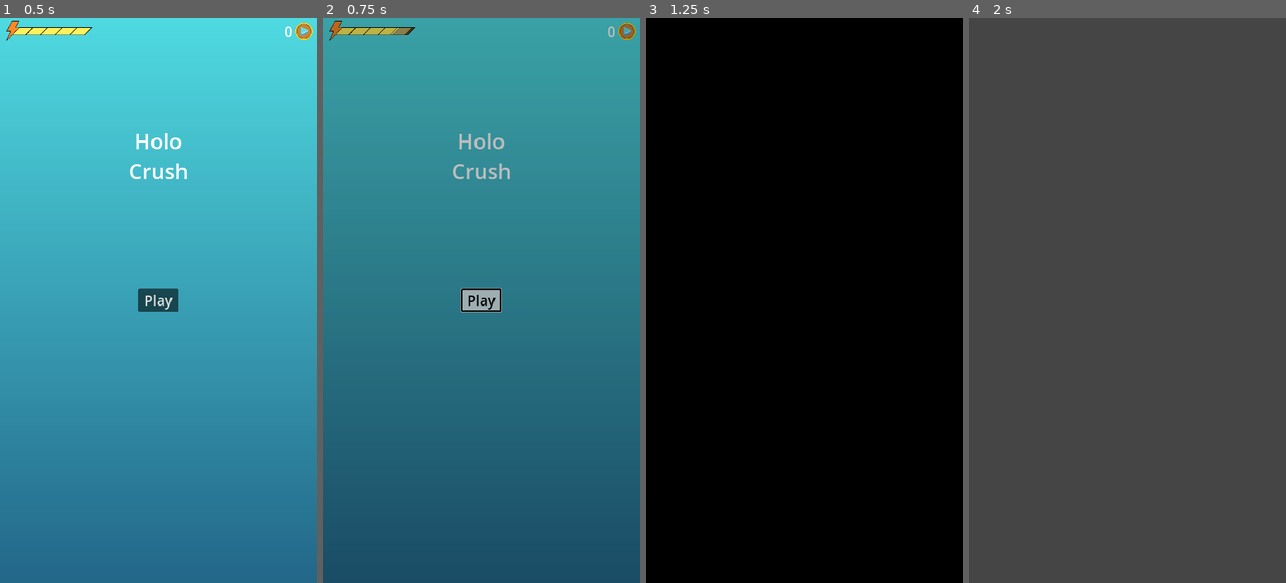
Above: before the commit, frames 1-4 (left to right).
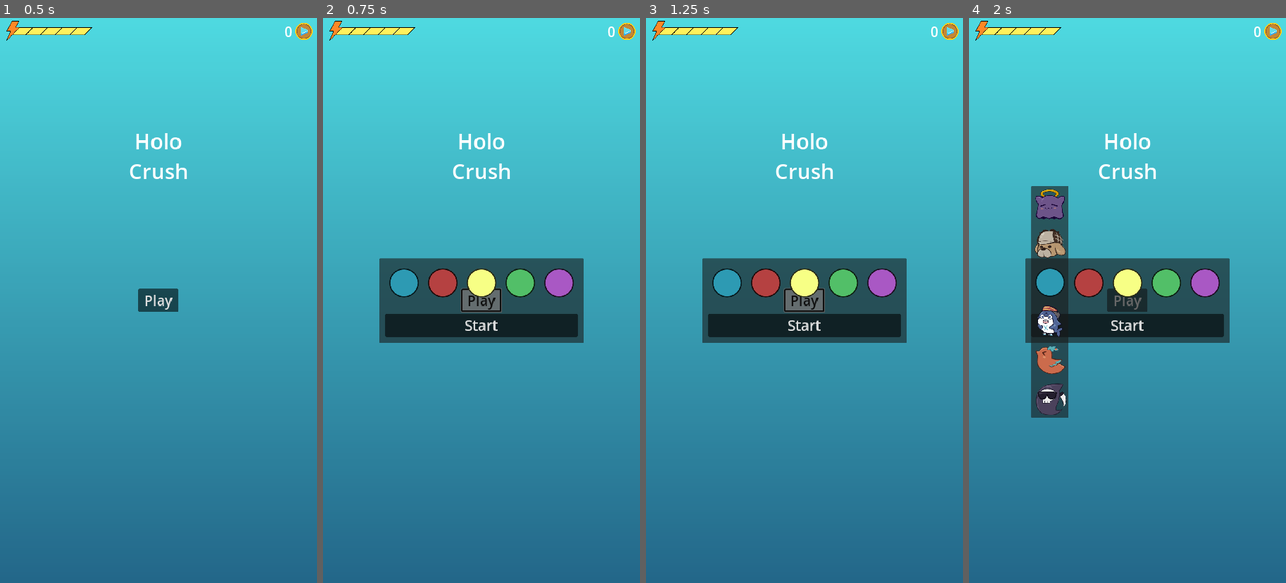
Above: after the commit, the same moments.

Repository: kuma-gee/holo-crush
Game: Godot game, scene res://src/start.tscn
The game is run twice, just before and just after one commit, with the same random seed, the same clock (stepped at 60 frames per second) and the same inputs.
Inputs (mouse positions are in pixels of both pictures, inside the frame that each line leads up to):
- Up to frame 1 (0.5 s): no input
- Up to frame 2 (0.75 s): click "Play" at 0.5 s
- Up to frame 3 (1.25 s): no input
- Up to frame 4 (2 s): click (1051, 283) at 1.27 s

Frame 1 is identical in both runs. In frame 2, 100% of the frame differs, in the area x 0-100%, y 0-100%; in frame 3, 100%; in frame 4, 100%.
Error before the commit: Cannot call method 'instantiate' on a null value. (res://addons/scene_manager/SceneManager.gd:130)

Commit message:
create piece select

Diff:
--- a/godot/src/game_manager.gd
+++ b/godot/src/game_manager.gd
@@ -22,7 +22,19 @@
 	Piece.Type.CALLI: preload("res://src/piece/calli.tscn"),
 }
 
-var unlocked_pieces = Piece.Type.values()
+var unlocked_pieces = [
+	Piece.Type.BLUE,
+	Piece.Type.RED,
+	Piece.Type.YELLOW,
+	Piece.Type.GREEN,
+	Piece.Type.PURPLE,
+
+	Piece.Type.INA,
+	Piece.Type.AME,
+	Piece.Type.GURA,
+	Piece.Type.KIARA,
+	Piece.Type.CALLI,
+]
 
 var selected_pieces: Array[Piece.Type] = [
 	Piece.Type.BLUE,
--- a/godot/src/grid/grid_ui.gd
+++ b/godot/src/grid/grid_ui.gd
@@ -15,7 +15,7 @@
 @export var fill_timer: Timer
 @export var check_timer: Timer
 
-var pieces = GameManager.selected_pieces
+var pieces = []
 
 var combo = 1
 var default_score_value = 50
@@ -99,6 +99,7 @@
 	)
 	check_timer.timeout.connect(func(): _finish_check())
 
+	pieces = GameManager.selected_pieces
 	data.create_data(pieces)
 
 func _activate_special(pos, fields):
--- /dev/null
+++ b/godot/src/menu/overlay.gd
@@ -0,0 +1,5 @@
+extends Control
+
+func _gui_input(event):
+	if event.is_action_pressed("click"):
+		hide()
--- a/godot/src/menu/piece_select.gd
+++ /dev/null
@@ -1,12 +0,0 @@
-extends HBoxContainer
-
-@export var select_slot: PackedScene
-
-func _ready():
-	for i in GameManager.selected_pieces.size():
-		_create_slot(i)
-
-func _create_slot(i):
-	var slot = select_slot.instantiate()
-	slot.index = i
-	add_child(slot)
--- /dev/null
+++ b/godot/src/menu/piece_select/piece_select.gd
@@ -0,0 +1,24 @@
+extends HBoxContainer
+
+@export var piece_selectable_container: Control
+@export var select_slot: PackedScene
+
+func _ready():
+	for i in GameManager.selected_pieces.size():
+		_create_slot(i)
+
+	piece_selectable_container.selected.connect(_on_selected)
+
+func _on_selected(idx, piece):
+	for slot in get_children():
+		if slot.index == idx:
+			slot.update()
+
+func _create_slot(i):
+	var slot = select_slot.instantiate()
+	slot.index = i
+	slot.select_for.connect(_on_select_for)
+	add_child(slot)
+
+func _on_select_for(idx, pos):
+	piece_selectable_container.show_selectable_pieces(idx, pos)
--- /dev/null
+++ b/godot/src/menu/piece_select/piece_select_slot.gd
@@ -0,0 +1,27 @@
+extends TextureButton
+
+signal select_for(idx, pos)
+
+@export var index := 0
+
+var piece
+
+func _ready():
+	update()
+	pressed.connect(func():
+		select_for.emit(index, global_position + size/2)
+		piece.queue_free()
+		piece = null
+	)
+
+func update():
+	if piece:
+		piece.queue_free()
+	piece = _create_piece(GameManager.selected_pieces[index], self)
+
+func _create_piece(p, parent):
+	var node = GameManager.PIECE_MAP[p].instantiate()
+	node.position = size / 2
+	parent.add_child(node)
+	node.show()
+	return node
--- /dev/null
+++ b/godot/src/menu/piece_select/piece_select_slot.tscn
@@ -0,0 +1,12 @@
+[gd_scene load_steps=2 format=3 uid="uid://c5mbc2vykt7r7"]
+
+[ext_resource type="Script" path="res://src/menu/piece_select/piece_select_slot.gd" id="1_yk668"]
+
+[node name="PieceSelectSlot" type="TextureButton"]
+custom_minimum_size = Vector2(128, 128)
+anchors_preset = 15
+anchor_right = 1.0
+anchor_bottom = 1.0
+grow_horizontal = 2
+grow_vertical = 2
+script = ExtResource("1_yk668")
--- /dev/null
+++ b/godot/src/menu/piece_select/piece_selectable.gd
@@ -0,0 +1,16 @@
+extends TextureButton
+
+signal scroll_to(dir)
+
+var piece
+var idx
+
+func _on_swipe_control_swiped(dir):
+	if dir.x > 0:
+		return
+
+	scroll_to.emit(dir)
+
+
+func _on_swipe_control_press_released():
+	pressed.emit()
--- /dev/null
+++ b/godot/src/menu/piece_select/piece_selectable.tscn
@@ -0,0 +1,22 @@
+[gd_scene load_steps=3 format=3 uid="uid://7fw3rk8y5fn7"]
+
+[ext_resource type="Script" path="res://src/menu/piece_select/piece_selectable.gd" id="1_c174e"]
+[ext_resource type="Script" path="res://src/grid/SwipeControl.gd" id="2_ac6mj"]
+
+[node name="SelectablePiece" type="TextureButton"]
+custom_minimum_size = Vector2(128, 128)
+offset_right = 40.0
+offset_bottom = 40.0
+script = ExtResource("1_c174e")
+
+[node name="SwipeControl" type="Control" parent="."]
+layout_mode = 1
+anchors_preset = 15
+anchor_right = 1.0
+anchor_bottom = 1.0
+grow_horizontal = 2
+grow_vertical = 2
+script = ExtResource("2_ac6mj")
+
+[connection signal="press_released" from="SwipeControl" to="." method="_on_swipe_control_press_released"]
+[connection signal="swiped" from="SwipeControl" to="." method="_on_swipe_control_swiped"]
--- /dev/null
+++ b/godot/src/menu/piece_select/piece_selectables.gd
@@ -0,0 +1,95 @@
+extends PanelContainer
+
+signal selected(idx, piece)
+
+@export var selectable_container: Control
+@export var selectable_scene: PackedScene
+
+const SLOT_SIZE = 128
+var current_index
+
+func _ready():
+	hide()
+
+func show_selectable_pieces(idx, pos):
+	if visible:
+		_on_close()
+
+	current_index = idx
+	for child in selectable_container.get_children():
+		selectable_container.remove_child(child)
+
+	var pieces = _selectable_pieces()
+	for p in pieces:
+		selectable_container.add_child(_create_selectable_piece(p))
+
+	var selected = _create_selectable_piece(GameManager.selected_pieces[idx])
+	selectable_container.add_child(selected)
+
+	selectable_container.move_child(selected, _selected_index())
+	show()
+	global_position = pos - size / 2
+	if selectable_container.get_child_count() % 2 == 0:
+		global_position.y += (SLOT_SIZE / 2)
+
+
+func _selected_index():
+	return ceil(selectable_container.get_child_count() / 2.0) - 1
+
+func _scroll_dir(dir):
+	var box = selectable_container
+	if dir.y > 0:
+		box.move_child(box.get_child(box.get_child_count() - 1), 0)
+	else:
+		box.move_child(box.get_child(0), box.get_child_count() - 1)
+
+func _selectable_pieces():
+	var result = []
+	for p in GameManager.unlocked_pieces:
+		if p in GameManager.selected_pieces:
+			continue
+		result.append(p)
+	return result
+
+func _create_selectable_piece(p):
+	var slot = selectable_scene.instantiate()
+	slot.piece = p
+
+	var node = _create_piece(p, slot)
+	slot.scroll_to.connect(_scroll_dir)
+	slot.pressed.connect(func(): _pressed_selectable(slot))
+	return slot
+
+func _pressed_selectable(node):
+	var idx = _find_idx_for_selectable(node)
+	if idx < 0:
+		return
+
+	var center = _selected_index()
+	var diff = center - idx
+
+	if diff == 0:
+		_on_close()
+	else:
+		while diff != 0:
+			_scroll_dir(Vector2(0, sign(diff)))
+			diff -= diff / abs(diff)
+
+func _on_close():
+	var s = selectable_container.get_child(_selected_index())
+	GameManager.selected_pieces[current_index] = s.piece
+	selected.emit(current_index, s.piece)
+	hide()
+
+func _find_idx_for_selectable(node):
+	for i in selectable_container.get_child_count():
+		if selectable_container.get_child(i) == node:
+			return i
+	return -1
+
+func _create_piece(p, parent):
+	var node = GameManager.PIECE_MAP[p].instantiate()
+	node.position = Vector2(SLOT_SIZE, SLOT_SIZE) / 2
+	parent.add_child(node)
+	node.show()
+	return node
--- a/godot/src/menu/piece_select_slot.gd
+++ /dev/null
@@ -1,48 +0,0 @@
-extends TextureButton
-
-signal pressed()
-
-@export var index := 0
-@export var selectable_root: Control
-@export var selectable_scene: PackedScene
-
-var piece
-
-func _ready():
-	var p = GameManager.selected_pieces[index]
-	piece = GameManager.PIECE_MAP[p].instantiate()
-	add_child(piece)
-
-func _gui_input(event: InputEvent):
-	if event.is_action_pressed("click") and event is InputEventMouseButton:
-		if selectable_root.visible:
-			selectable_root.hide()
-		else:
-			_show_selectable_pieces()
-
-func _show_selectable_pieces():
-	for child in selectable_root.get_children():
-		selectable_root.remove_child(child)
-
-	var pieces = _selectable_pieces()
-	for p in pieces:
-		var node = GameManager.PIECE_MAP[p].instantiate()
-		var slot = selectable_scene.instantiate()
-		slot.add_child(node)
-		slot.pressed.connect(func():
-			GameManager.selected_pieces[index] = p
-			piece.queue_free()
-			piece = node
-			selectable_root.hide()
-		)
-		selectable_root.add_child(slot)
-
-	selectable_root.show()
-
-func _selectable_pieces():
-	var result = []
-	for p in GameManager.unlocked_pieces:
-		if p in GameManager.selected_pieces:
-			continue
-		result.append(p)
-	return result
--- a/godot/src/piece/basic.gd
+++ b/godot/src/piece/basic.gd
@@ -12,7 +12,7 @@
 var special_type
 
 func _ready():
-	hide()
+	#hide()
 	var mat = (back_color.material as ShaderMaterial).duplicate()
 	mat.set_shader_parameter("color_gradient", _create_gradient())
 	back_color.material = mat
--- a/godot/src/start.gd
+++ b/godot/src/start.gd
@@ -2,8 +2,10 @@
 
 @onready var bgm := $BGM
 @onready var start_sound := $StartSound
+@onready var piece_select := $PieceSelect
 
 func _ready():
+	piece_select.hide()
 	GameManager.game_started.connect(_on_game_start)
 
 func _on_game_start():
@@ -11,7 +13,10 @@
 	start_sound.play()
 
 func _on_play_pressed():
-	GameManager.start_game()
+	piece_select.show()
 
 func _on_check_energy_timer_timeout():
 	GameManager.energy.restore()
+
+func _on_start_pressed():
+	GameManager.start_game()
--- a/godot/src/start.tscn
+++ b/godot/src/start.tscn
@@ -8,6 +8,11 @@
 [ext_resource type="PackedScene" uid="uid://bwglf6d8qxqov" path="res://src/menu/energy_container.tscn" id="5_m4gqq"]
 [ext_resource type="PackedScene" uid="uid://c7iikn51h7sbb" path="res://src/menu/points_container.tscn" id="7_oie0n"]
 [ext_resource type="AudioStream" uid="uid://bnsctl8drghdb" path="res://assets/ui/ニュースタイトル表示3.mp3" id="8_5k2wf"]
+[ext_resource type="Script" path="res://src/menu/overlay.gd" id="9_qgams"]
+[ext_resource type="Script" path="res://src/menu/piece_select/piece_select.gd" id="10_ung14"]
+[ext_resource type="PackedScene" uid="uid://c5mbc2vykt7r7" path="res://src/menu/piece_select/piece_select_slot.tscn" id="11_76xru"]
+[ext_resource type="Script" path="res://src/menu/piece_select/piece_selectables.gd" id="12_frfar"]
+[ext_resource type="PackedScene" uid="uid://7fw3rk8y5fn7" path="res://src/menu/piece_select/piece_selectable.tscn" id="13_b40w3"]
 
 [sub_resource type="Gradient" id="Gradient_h65kn"]
 colors = PackedColorArray(0.1404, 0.4068, 0.54, 1, 0.308, 0.8514, 0.88, 1)
@@ -121,5 +126,70 @@
 stream = ExtResource("8_5k2wf")
 volume_db = -15.0
 
+[node name="PieceSelect" type="Control" parent="."]
+layout_mode = 1
+anchors_preset = 15
+anchor_right = 1.0
+anchor_bottom = 1.0
+grow_horizontal = 2
+grow_vertical = 2
+theme = ExtResource("1_rg8bf")
+script = ExtResource("9_qgams")
+
+[node name="PieceSelect" type="PanelContainer" parent="PieceSelect"]
+custom_minimum_size = Vector2(0, 100)
+layout_mode = 1
+anchors_preset = 8
+anchor_left = 0.5
+anchor_top = 0.5
+anchor_right = 0.5
+anchor_bottom = 0.5
+offset_top = -50.0
+offset_bottom = 50.0
+grow_horizontal = 2
+grow_vertical = 2
+
+[node name="MarginContainer" type="MarginContainer" parent="PieceSelect/PieceSelect"]
+layout_mode = 2
+theme_override_constants/margin_left = 20
+theme_override_constants/margin_top = 20
+theme_override_constants/margin_right = 20
+theme_override_constants/margin_bottom = 20
+
+[node name="VBoxContainer" type="VBoxContainer" parent="PieceSelect/PieceSelect/MarginContainer"]
+layout_mode = 2
+theme_override_constants/separation = 40
+alignment = 1
+
+[node name="HBoxContainer" type="HBoxContainer" parent="PieceSelect/PieceSelect/MarginContainer/VBoxContainer" node_paths=PackedStringArray("piece_selectable_container")]
+layout_mode = 2
+alignment = 1
+script = ExtResource("10_ung14")
+piece_selectable_container = NodePath("../../../../Selectables")
+select_slot = ExtResource("11_76xru")
+
+[node name="Start" type="Button" parent="PieceSelect/PieceSelect/MarginContainer/VBoxContainer"]
+layout_mode = 2
+text = "Start"
+
+[node name="Selectables" type="PanelContainer" parent="PieceSelect" node_paths=PackedStringArray("selectable_container")]
+visible = false
+clip_contents = true
+custom_minimum_size = Vector2(128, 300)
+layout_mode = 0
+offset_right = 128.0
+offset_bottom = 300.0
+mouse_filter = 2
+script = ExtResource("12_frfar")
+selectable_container = NodePath("VBoxContainer")
+selectable_scene = ExtResource("13_b40w3")
+
+[node name="VBoxContainer" type="VBoxContainer" parent="PieceSelect/Selectables"]
+layout_mode = 2
+size_flags_horizontal = 3
+size_flags_vertical = 4
+alignment = 1
+
 [connection signal="pressed" from="CenterContainer/VBoxContainer/Play" to="." method="_on_play_pressed"]
 [connection signal="timeout" from="CheckEnergyTimer" to="." method="_on_check_energy_timer_timeout"]
+[connection signal="pressed" from="PieceSelect/PieceSelect/MarginContainer/VBoxContainer/Start" to="." method="_on_start_pressed"]
Not shown: 1 places in godot/src/start.tscn that only renumber resources
